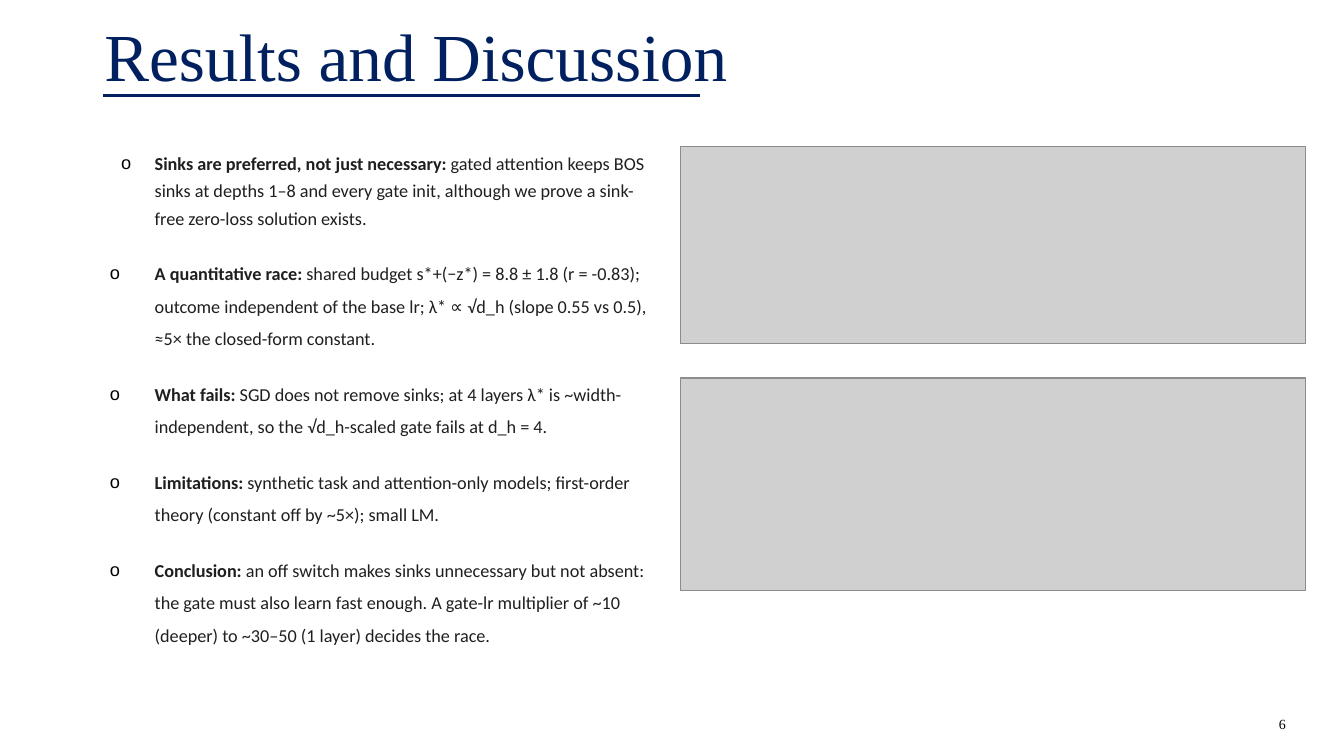
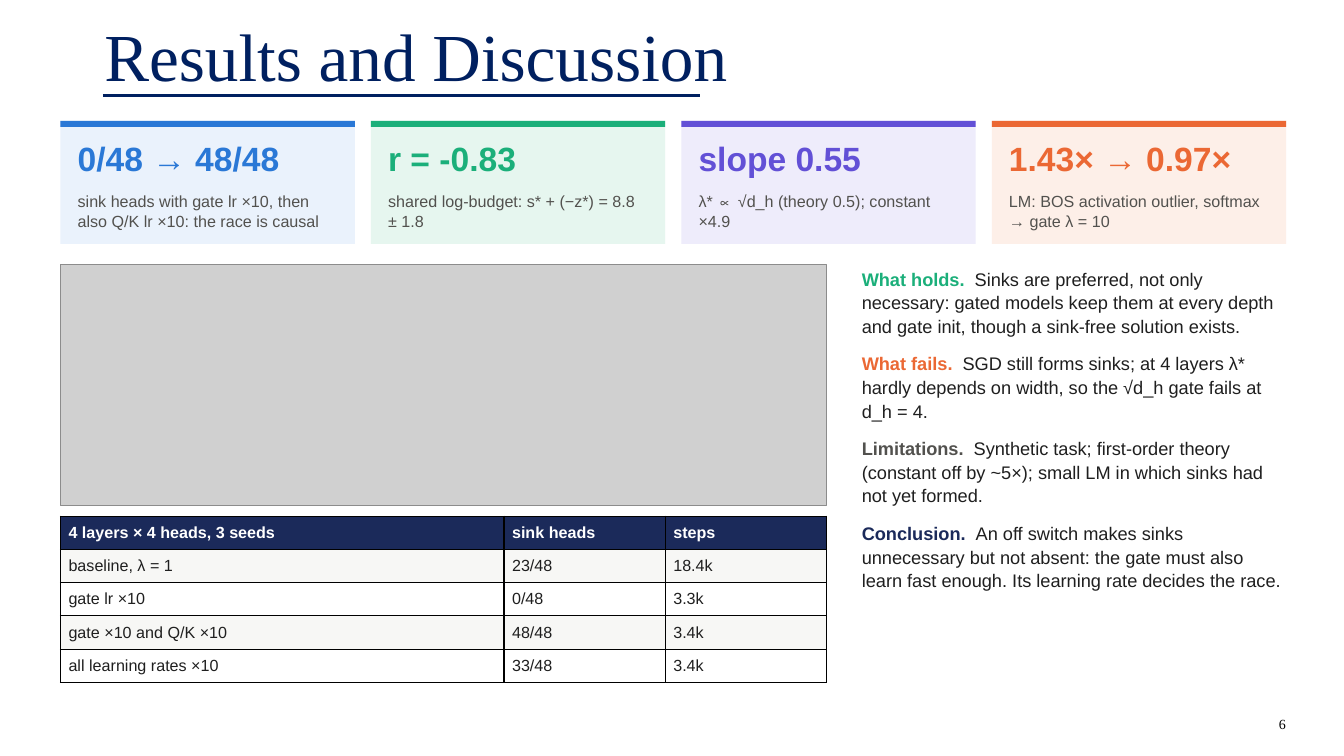
Before and after one commit to Adityakariwal/fllm-final-project, a slide deck: slide 6 of ppt/G28_presentation.pptx. Drawn at 1344x756 pixels with LibreOffice and Linux fonts; fonts in the diff are those of the drawing; grey boxes stand for pictures. Boxes give left, top, right and bottom in pixels: in the first picture for what was removed or moved away, otherwise in the second. Text is boxed around its words. In the diff, an @@ line names an element or a change of style, - is before the commit and + after.

```diff
--- a/ppt/G28_presentation.pptx
+++ b/ppt/G28_presentation.pptx
@@ rectangle added at [60,121,355,244], fill #EAF2FC @@
@@ rectangle added at [60,121,355,127], fill #2A78D6 @@
@@ text added at [78,146,279,172], 24 pt, text #2A78D6, bold @@
+0/48 → 48/48
@@ rectangle added at [371,121,665,244], fill #E6F6EF @@
@@ rectangle added at [371,121,665,127], fill #1BAF7A @@
@@ text added at [388,147,516,172], 24 pt, text #1BAF7A, bold @@
+r = -0.83
@@ picture removed at [681,146,1306,344] @@
@@ rectangle added at [682,121,976,244], fill #EEECFB @@
@@ rectangle added at [682,121,976,127], fill #6250D6 @@
@@ text added at [699,146,861,178], 24 pt, text #6250D6, bold @@
+slope 0.55
@@ rectangle added at [992,121,1287,244], fill #FDEFE8 @@
@@ rectangle added at [992,121,1287,127], fill #EB6834 @@
@@ text added at [1009,147,1231,172], 24 pt, text #EB6834, bold @@
+1.43× → 0.97×
@@ subtitle removed at [155,157,646,645] @@
-o Sinks are preferred, not just necessary: gated attention keeps BOS sinks at depths 1–8 and every gate init, although we prove a sink-free zero-loss solution exists.
-o A quantitative race: shared budget s*+(−z*) = 8.8 ± 1.8 (r = -0.83); outcome independent of the base lr; λ* ∝ √d_h (slope 0.55 vs 0.5), ≈5× the closed-form constant.
-o What fails: SGD does not remove sinks; at 4 layers λ* is ~width-independent, so the √d_h-scaled gate fails at d_h = 4.
-o Limitations: synthetic task and attention-only models; first-order theory (constant off by ~5×); small LM.
-o Conclusion: an off switch makes sinks unnecessary but not absent: the gate must also learn fast enough. A gate-lr multiplier of ~10 (deeper) to ~30–50 (1 layer) decides the race.
@@ text added at [78,195,319,230], 11.5 pt, text #52514E @@
+sink heads with gate lr ×10, then also Q/K lr ×10: the race is causal
@@ text added at [388,195,634,227], 11.5 pt, text #52514E @@
+shared log-budget: s* + (−z*) = 8.8 ± 1.8
@@ text added at [699,194,930,227], 11.5 pt, text #52514E @@
+λ* ∝ √d_h (theory 0.5); constant ×4.9
@@ text added at [1009,195,1259,231], 11.5 pt, text #52514E @@
+LM: BOS activation outlier, softmax → gate λ = 10
@@ picture added at [60,264,827,506] @@
@@ text added at [862,272,1280,591], 13 pt, text #1F1F1F @@
+What holds. Sinks are preferred, not only necessary: gated models keep them at every depth and gate init, though a sink-free solution exists.
+What fails. SGD still forms sinks; at 4 layers λ* hardly depends on width, so the √d_h gate fails at d_h = 4.
+Limitations. Synthetic task; first-order theory (constant off by ~5×); small LM in which sinks had not yet formed.
+Conclusion. An off switch makes sinks unnecessary but not absent: the gate must also learn fast enough. Its learning rate decides the race.
@@ picture removed at [681,378,1306,591] @@
@@ table added at [60,516,827,683], 5 rows, 3 columns @@
+4 layers × 4 heads, 3 seeds | sink heads | steps
+baseline, λ = 1 | 23/48 | 18.4k
+gate lr ×10 | 0/48 | 3.3k
+gate ×10 and Q/K ×10 | 48/48 | 3.4k
+all learning rates ×10 | 33/48 | 3.4k
```
Also in this commit, not shown: 5 other slides changed, 5 other files.
